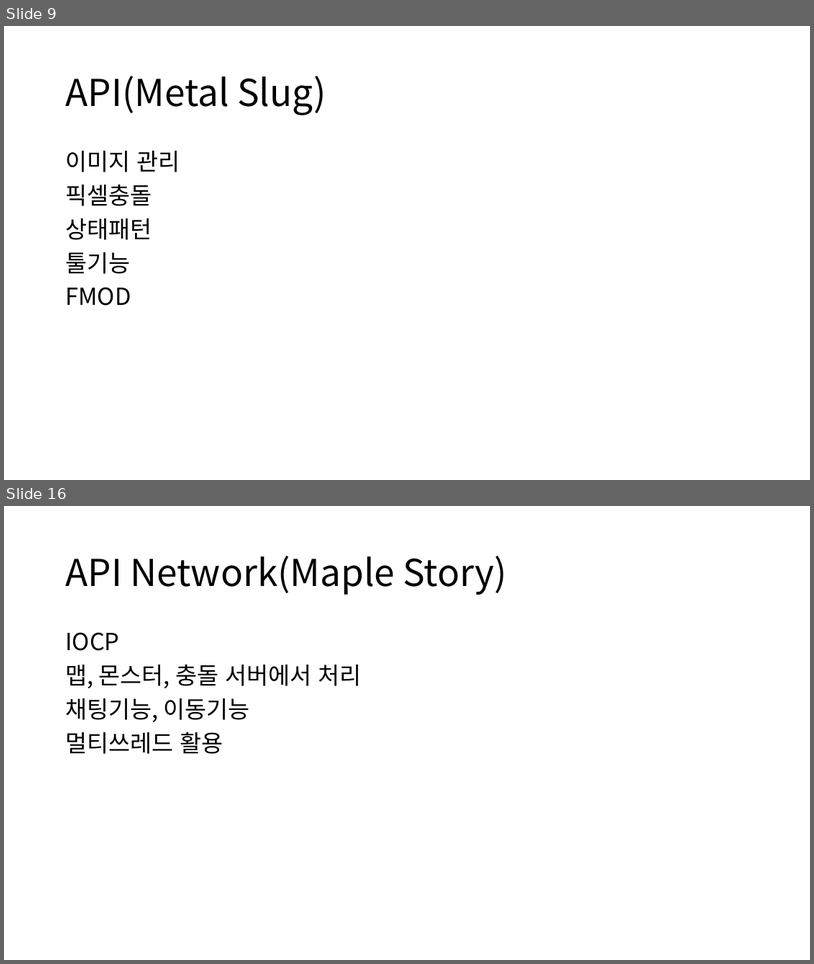
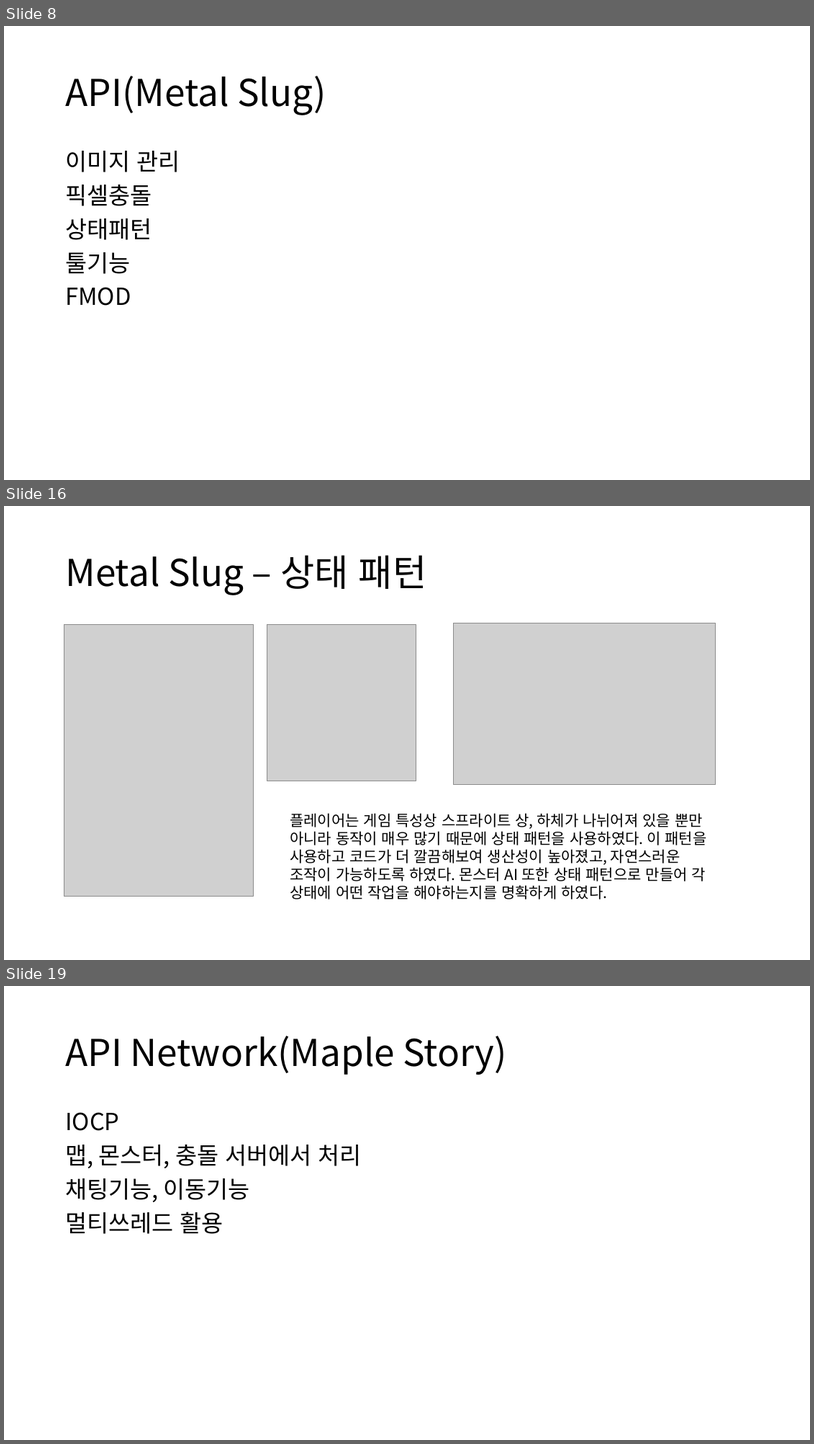
Before and after one commit to GanZiPokPung/SHARE_FILES, a slide deck: 포트폴리오 설명/포트폴리오 소개.pptx. Shown one above the other, each under a label of ours: slides 9 and 16 before the commit, slides 8, 16 and 19 after it; the slides between them are not shown. The pictures are 814x964 and 814x1444 pixels, drawn with LibreOffice and Linux fonts; fonts in the diff are those of the drawing; grey boxes stand for pictures. Boxes give left, top, right and bottom in pixels: in the first picture for what was removed or moved away, otherwise in the second. Text is boxed around its words. In the diff, an @@ line names an element or a change of style, - is before the commit and + after.

```diff
--- a/포트폴리오 설명/포트폴리오 소개.pptx
+++ b/포트폴리오 설명/포트폴리오 소개.pptx
@@ slide 16 added at (x1=4, y1=506, x2=810, y2=960), background #FFFFFF @@
@@ title added at (x1=65, y1=555, x2=427, y2=595), 44 pt, text #000000 @@
+Metal Slug – 상태 패턴
@@ picture added at (x1=64, y1=625, x2=254, y2=896) @@
@@ picture added at (x1=267, y1=625, x2=416, y2=780) @@
@@ picture added at (x1=454, y1=623, x2=716, y2=784) @@
@@ text added at (x1=290, y1=813, x2=707, y2=899), 18 pt, text #000000 @@
+플레이어는 게임 특성상 스프라이트 상, 하체가 나뉘어져 있을 뿐만 아니라 동작이 매우 많기 때문에 상태 패턴을 사용하였다. 이 패턴을 사용하고 코드가 더 깔끔해보여 생산성이 높아졌고, 자연스러운 조작이 가능하도록 하였다. 몬스터 AI 또한 상태 패턴으로 만들어 각 상태에 어떤 작업을 해야하는지를 명확하게 하였다.
@@ what was slide 9 is now slide 8 @@
@@ what was slide 16 is now slide 19 @@
```
Also in this commit, not shown: 5 slides changed, 4 other slides added, 2 slides removed, 1 other file.
